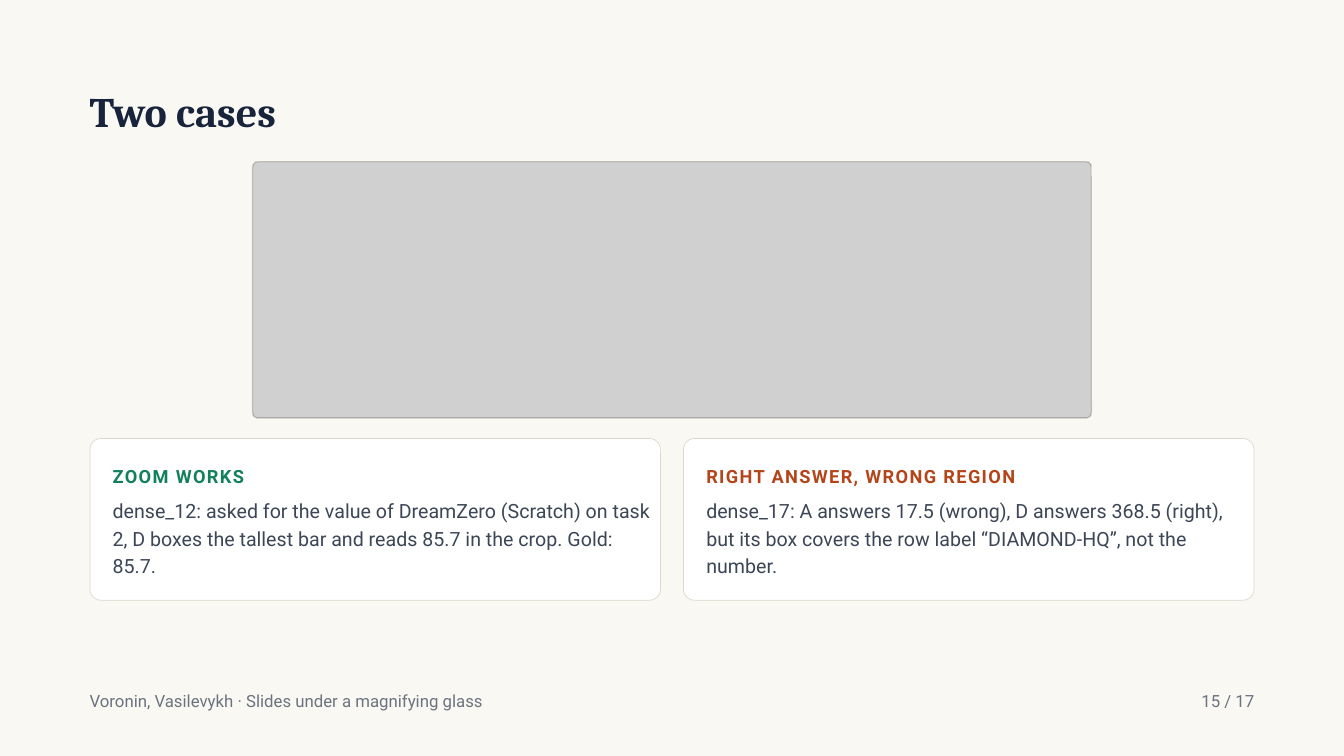
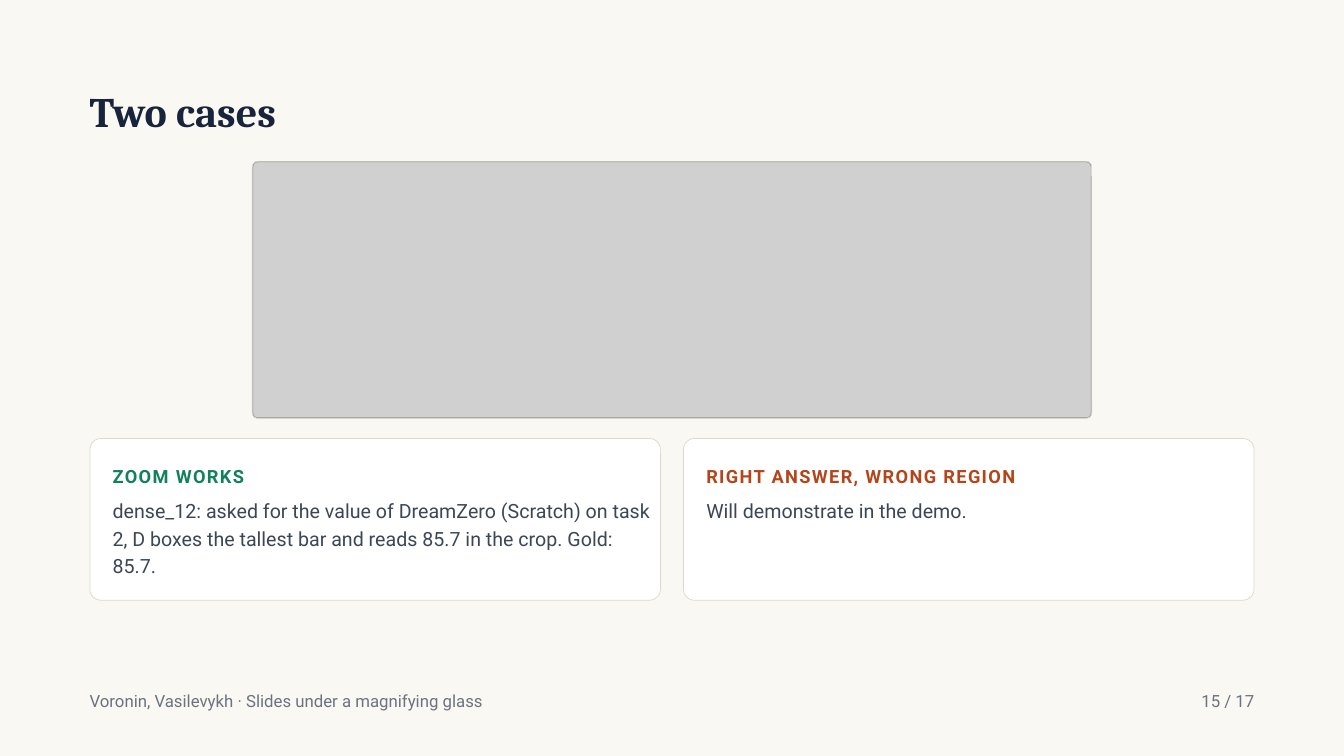
Before and after one commit to Ladik-v/vlm-slides-under-magnifier, a slide deck: slide 15 of docs/Slides_under_a_magnifying_glass.pptx. Drawn at 1344x756 pixels with LibreOffice and Linux fonts; fonts in the diff are those of the drawing; grey boxes stand for pictures. Boxes give left, top, right and bottom in pixels: in the first picture for what was removed or moved away, otherwise in the second. Text is boxed around its words. In the diff, an @@ line names an element or a change of style, - is before the commit and + after.

```diff
--- a/docs/Slides_under_a_magnifying_glass.pptx
+++ b/docs/Slides_under_a_magnifying_glass.pptx
@@ text at (x1=706, y1=503, x2=967, y2=518): text changed @@
-dense_17: A answers 17.5 (wrong), D answers 368.5 (right), but its box covers the row label “DIAMOND-HQ”, not the number.
+Will demonstrate in the demo.
```
Also in this commit, not shown: 6 other slides changed, 8 other files.
